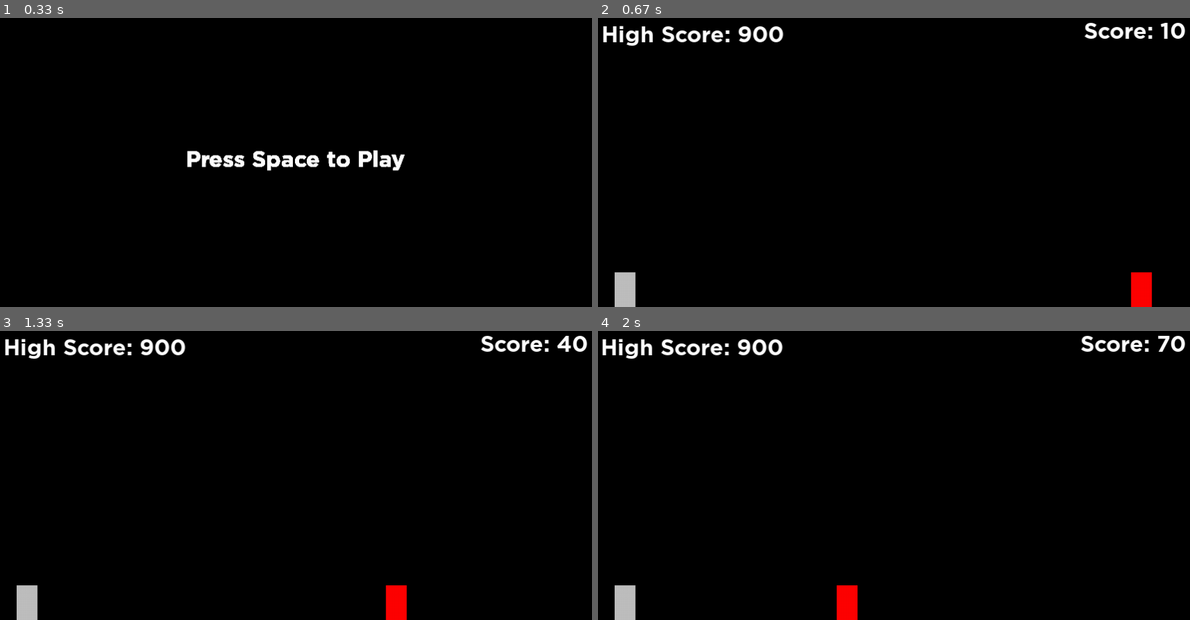
Above: before the commit, frames 1-4 (two rows, left to right).
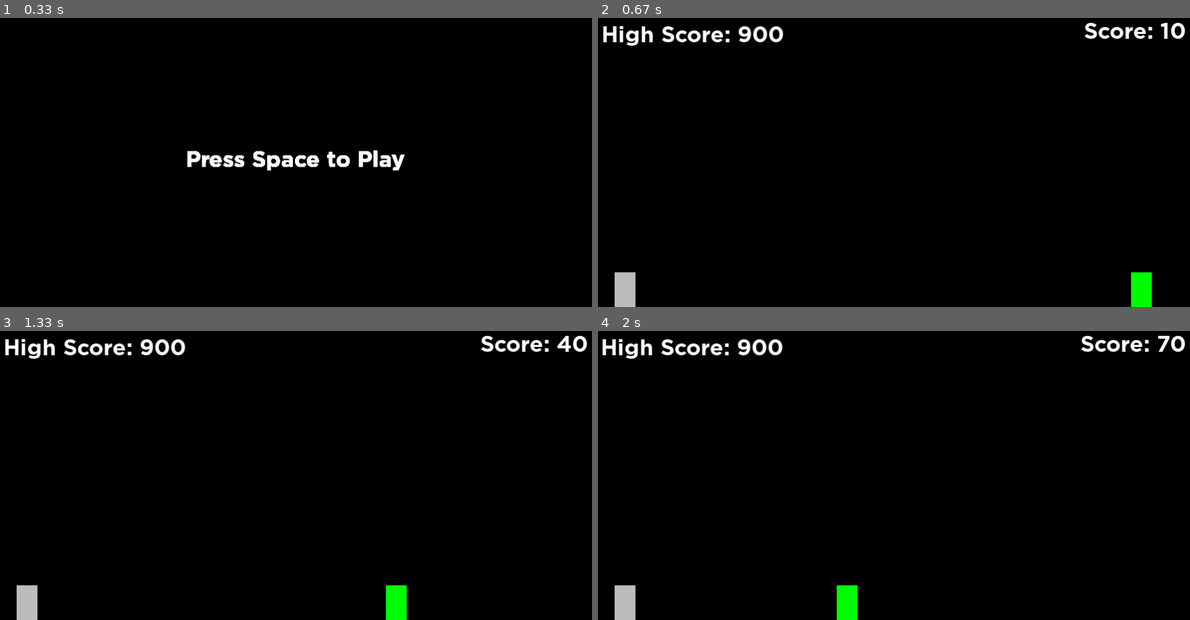
Above: after the commit, the same moments.

Repository: KshitijChandrakar/PythonSem2FinalProject
Game: pygame game, started from main.py
Two runs of this game, one before a commit and one after it. Both use one fixed random seed, a clock stepped at 60 frames per second and the inputs below.
Inputs:
- Up to frame 1 (0.33 s): no input
- Up to frame 2 (0.67 s): tap Enter at 0.33 s
- Up to frame 3 (1.33 s): no input
- Up to frame 4 (2 s): no input

Frame 1 is identical in both runs. In frame 2, 0.4% of the frame differs, in the area x 90-94%, y 87-100%; in frame 3, 0.4%; in frame 4, 0.4%.

Commit message:
Added randomisation of obstacles

Diff:
--- a/MyFunctions.py
+++ b/MyFunctions.py
@@ -1,5 +1,14 @@
 def EmptyFunction():
     pass
+def editCopyDict(a1,b):
+    a = a1.copy()
+    for i in b:
+        try:
+            a[i] = b[i]
+        except KeyError:
+            pass
+    return a
+# print(editCopyDict({"a" : 1, "b" : 2}, {"a" : 2}))
 def removeNone(List):
     out = []
     for i in range(len(List)):
--- a/ObjectClass.py
+++ b/ObjectClass.py
@@ -34,6 +34,30 @@
             pass
         except KeyError:
             pass
+        try:
+            if self.Attributes["rest"] != None:
+                self.Attributes["Constrain"] = self.Attributes["Constrain"]
+                for i in range(len(self.Attributes["pos"])):
+                    if self.Attributes["Constrain"][i]:
+                        self.constrained = self.Attributes["Constrain1"][i] < self.Attributes["pos"][i] < self.Attributes["Constrain2"][i]
+                    else:
+                        self.constrained = 1
+                    if not self.constrained:
+                        self.Attributes["Velocity"], self.Attributes["Acceleration"] = self.Attributes["DefaultVelocity"].copy(), vector(0,0)
+                        # If it goes out of constrains then check if randomise is true if it is
+                        # then randomie the position from randomisationList else go to rest position
+                        # and reset velocity and Acceleration
+                        #Applying Constrains
+                        #Randomise Position
+                        if self.Attributes["randomise"] == 1 and self.Attributes["randomisationList"][i]:
+                            self.Attributes["pos"][i] = self.randomScalar(i)
+                        elif self.Attributes["randomise"] == 0:
+                            self.Attributes["pos"][i] = self.Attributes["rest"][i]
+                    elif self.constrained and not self.Attributes["Anti-Gravity"]:
+                        #Applying Gravity
+                        self.Force(self.environmentAttributes["Gravity"])
+        except KeyError:
+            raise
     def randomScalar(self, i):
         # print(i)
 
@@ -55,26 +79,8 @@
         self.Attributes["Velocity"] += self.Attributes["Acceleration"]
         self.Attributes["pos"] += self.Attributes["Velocity"]
         self.Attributes["Acceleration"] = vector(0,0)
-        if self.Attributes["rest"] != None:
-            for i in range(len(self.Attributes["pos"])):
-                if self.Attributes["Constrain"][i]:
-                    constrained = self.Attributes["Constrain1"][i] < self.Attributes["pos"][i] < self.Attributes["Constrain2"][i]
-                else:
-                    constrained = 1
-                if not constrained:
-                    self.Attributes["Velocity"], self.Attributes["Acceleration"] = self.Attributes["DefaultVelocity"].copy(), vector(0,0)
-                    # If it goes out of constrains then check if randomise is true if it is
-                    # then randomie the position from randomisationList else go to rest position
-                    # and reset velocity and Acceleration
-                    #Applying Constrains
-                    #Randomise Position
-                    if self.Attributes["randomise"] == 1 and self.Attributes["randomisationList"][i]:
-                        self.Attributes["pos"][i] = self.randomScalar(i)
-                    elif self.Attributes["randomise"] == 0:
-                        self.Attributes["pos"][i] = self.Attributes["rest"][i]
-                elif constrained and not self.Attributes["Anti-Gravity"]:
-                    #Applying Gravity
-                    self.Force(self.environmentAttributes["Gravity"])
+
+
 
 
         # self.Attributes["Acceleration"] = vector(0,0)
@@ -104,7 +110,7 @@
         print(self.Attributes["id"], self.Attributes["Velocity"], )
         pass
     def __init__(self, Attr, env):
-        print()
+        # print()
         # print("initializing...", Attr["id"], Attr["Default"])
         self. Attributes = Attr
         self.environmentAttributes = env
--- a/main.py
+++ b/main.py
@@ -38,11 +38,9 @@
     "scoreSpeed" : 0.5,
     "MaxScore" : 99999,
     "WindowRunning" : True,
-    # "Won" : False,
-    # "GameRunning" : 1,
-    # "GameOver" : 0,
-    # "FirstRun" : 1,
-    "chanceOfSecond" : 1 - 0.8
+    "chanceOfSecond" : 1 - 0.6,
+    "chanceOfThird" : 1 - 0.3,
+
 }
 playerAttributes = {
     "id" : "Player",
@@ -86,11 +84,12 @@
 }
 
 def resetEnv():
-    global player, obstacle, obstacle1
-    player = Box(playerAttributes, environmentAttributes)
-    obstacle = Box(obstacleAttributes, environmentAttributes)
-    obstacle1 = Box(obstacleAttributes.copy(), environmentAttributes) if random.random() > environmentAttributes["chanceOfSecond"] else None
-    environmentAttributes["Objects"] = (player, obstacle, obstacle1)
+    player = Box(playerAttributes.copy(), environmentAttributes)
+    obstacle = Box(obstacleAttributes.copy(), environmentAttributes)
+    obstacle1 = Box(editCopyDict(obstacleAttributes, {"color" : (0,255,0)}), environmentAttributes) if random.random() > environmentAttributes["chanceOfSecond"] else None
+    obstacle2 = Box(editCopyDict(obstacleAttributes, {"color" : (0,0,255)}), environmentAttributes) if random.random() > environmentAttributes["chanceOfThird"] else None
+
+    environmentAttributes["Objects"] = (player, obstacle, obstacle1, obstacle2)
     environmentAttributes["score"] = 0
 script_dir = os.path.dirname(os.path.abspath(__file__))
 highScoreFile = os.path.join(script_dir, 'highScore.txt')
@@ -112,6 +111,10 @@
 
 #--------------------------------------------------------------------------------------------------------------------------
 #Defininig a few functions
+def updateEnv():
+    environmentAttributes["chanceOfSecond"] = map(environmentAttributes["score"],0,environmentAttributes["MaxScore"], -0.1, 1)
+    environmentAttributes["chanceOfThird"] = map(environmentAttributes["score"],0,environmentAttributes["MaxScore"], -0.4, 1)
+    pass
 def checkEvent(event):
     global player, obstacle
     if event.type == pygame.QUIT:
@@ -155,7 +158,7 @@
     # while environmentAttributes["WindowRunning"]:
     # for event in pygame.event.get():
     #     checkEvent(event)
-
+    updateEnv()
     screen.fill(black)
 
     # pygame.draw.line(environmentAttributes["screen"], white, (0,30), (width, 30))
@@ -213,7 +216,7 @@
 currentScene  = "StartScreen"
 def changeScene(a):
     global currentScene
-    print(environmentAttributes["score"])
+    # print(environmentAttributes["score"])
     screen.fill((0,0,0))
     if scenes[currentScene].uninitialse != None:
         scenes[currentScene].uninitialse()
--- a/test.py
+++ b/test.py
@@ -1,4 +1,5 @@
+from random import random
 a = {
-
+ "Random" : random()
 }
-a["a"]
+a = a.copy()
